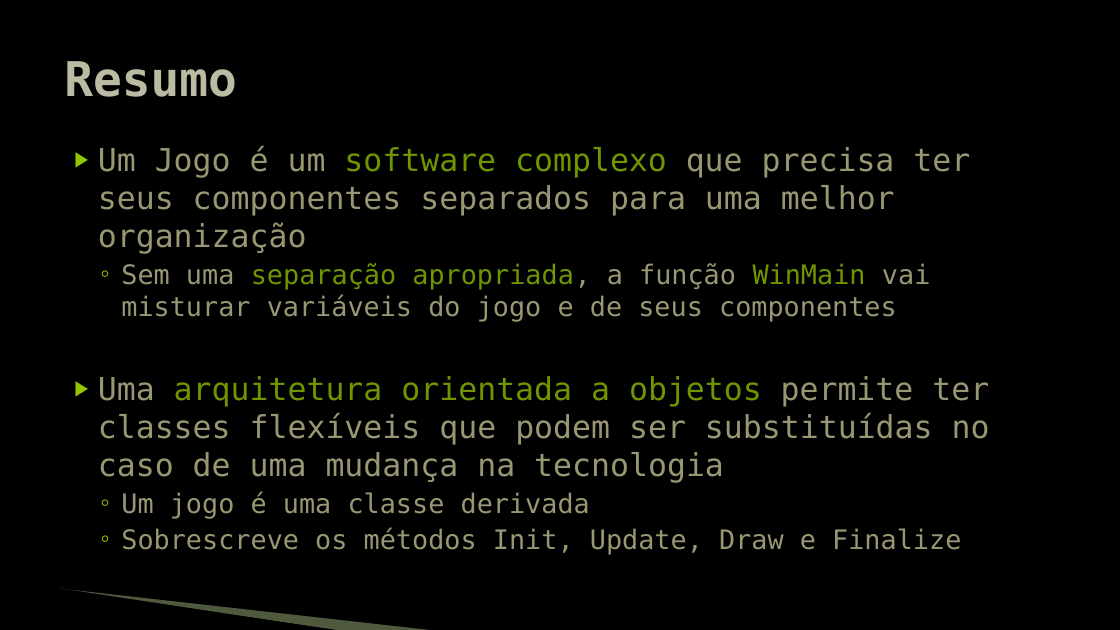
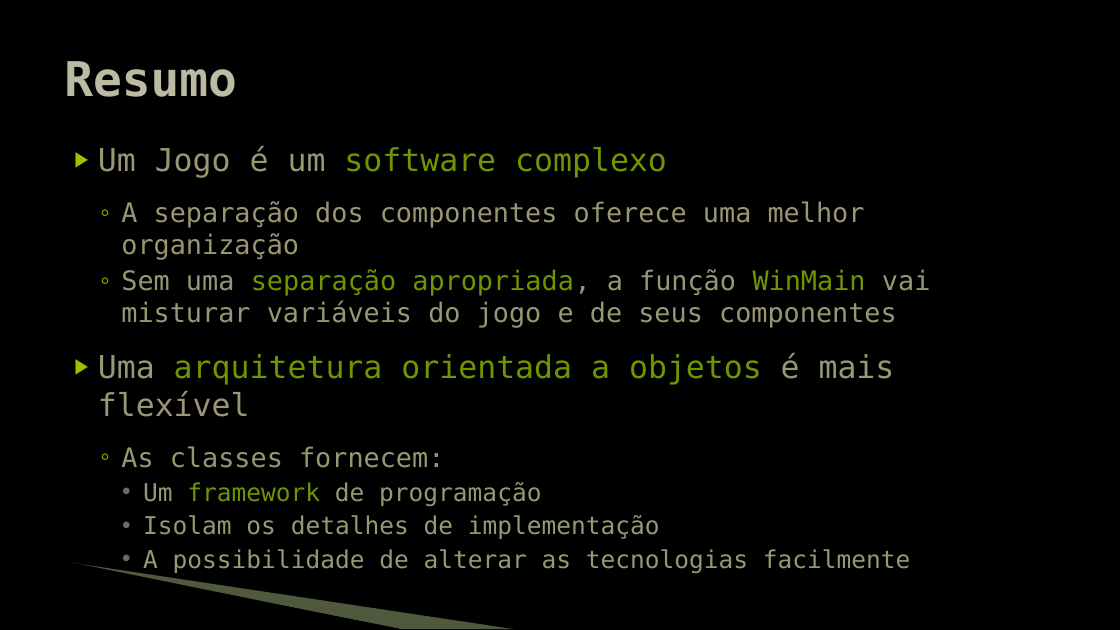
Before and after one commit to JudsonSS/Jogos, a slide deck: slide 11 of Slides/05. Motor de Jogo.pptx (slide 10 before the commit). Drawn at 1120x630 pixels with LibreOffice and Linux fonts; fonts in the diff are those of the drawing; background and template pictures are left out. Boxes give left, top, right and bottom in pixels: in the first picture for what was removed or moved away, otherwise in the second. Text is boxed around its words. In the diff, an @@ line names an element or a change of style, - is before the commit and + after.

```diff
--- a/Slides/05. Motor de Jogo.pptx
+++ b/Slides/05. Motor de Jogo.pptx
@@ text at [98,146,865,260]: text changed; size 27 to 23 pt @@
-▶ Um Jogo é um software complexo que precisa ter seus componentes separados para uma melhor organização
+▶ Um Jogo é um software complexo
+  ◦ A separação dos componentes oferece uma melhor organização
@@ text at [121,269,930,328]: more space between paragraphs @@
@@ text at [98,353,911,574]: text changed; size 27 to 21 pt @@
-▶ Uma arquitetura orientada a objetos permite ter classes flexíveis que podem ser substituídas no caso de uma mudança na tecnologia
-  ◦ Um jogo é uma classe derivada
-  ◦ Sobrescreve os métodos Init, Update, Draw e Finalize
+▶ Uma arquitetura orientada a objetos é mais flexível
+  ◦ As classes fornecem:
+    • Um framework de programação
+    • Isolam os detalhes de implementação
+    • A possibilidade de alterar as tecnologias facilmente
@@ freeform shape: place and size @@
-freeform shape at [60,590,340,630]
+freeform shape at [71,565,400,629]
@@ freeform shape: place and size @@
-freeform shape at [61,589,437,630]
+freeform shape at [73,563,514,629]
```
Also in this commit, not shown: 9 other slides changed, 1 slide added.
